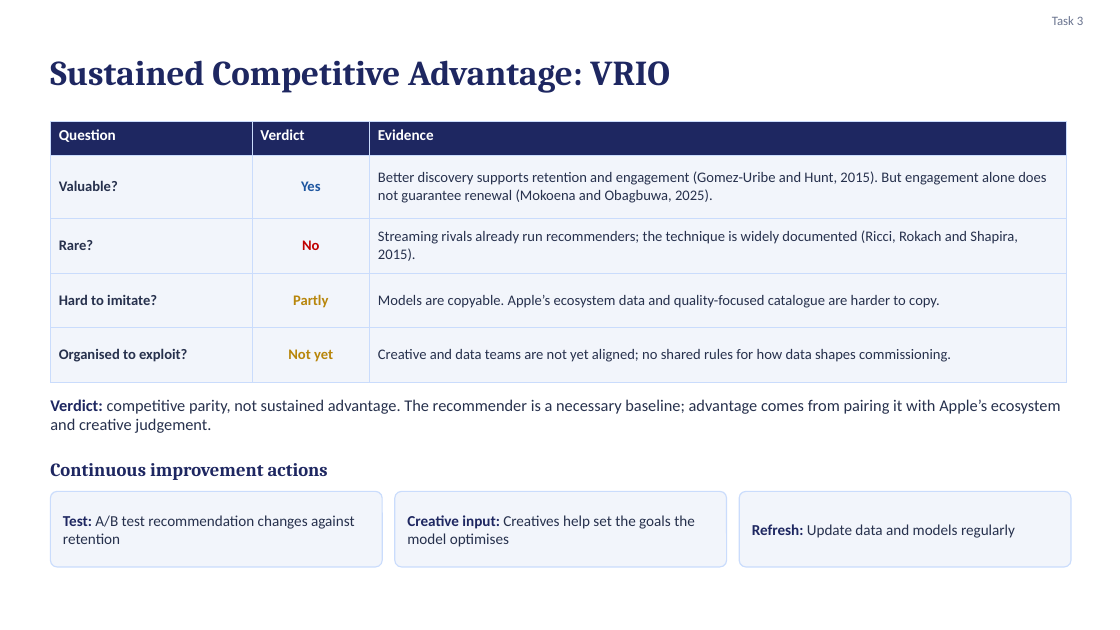
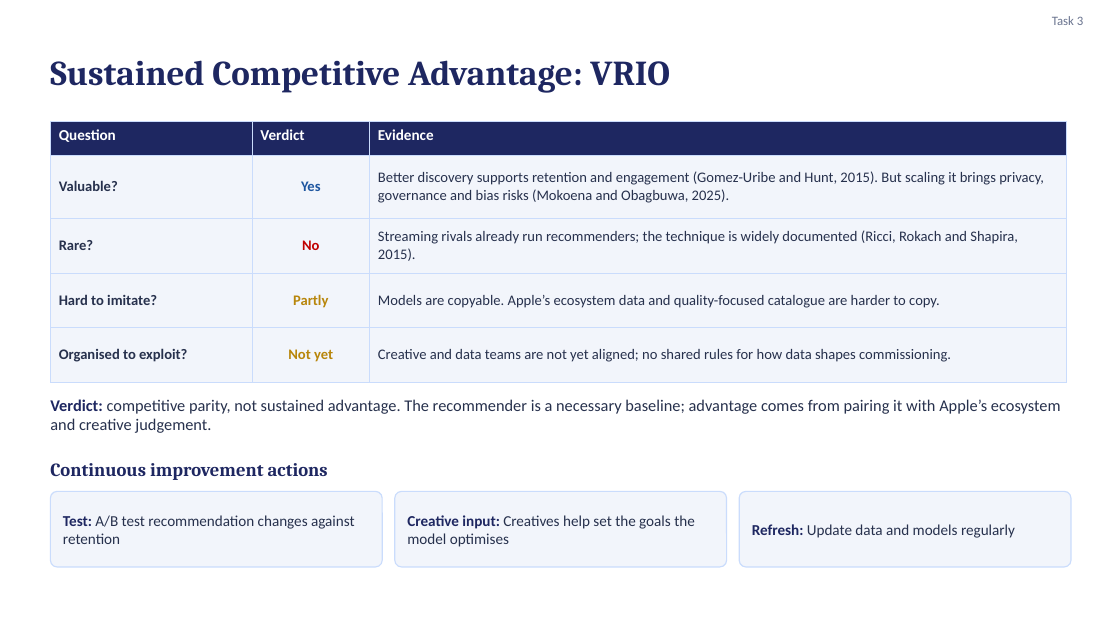
Before and after one commit to karanrg22-svg/skill, a slide deck: slide 8 of Earning-the-Signal_revised.pptx. Drawn at 1120x630 pixels with LibreOffice and Linux fonts; fonts in the diff are those of the drawing. Boxes give left, top, right and bottom in pixels: in the first picture for what was removed or moved away, otherwise in the second. Text is boxed around its words. In the diff, an @@ line names an element or a change of style, - is before the commit and + after.

```diff
--- a/Earning-the-Signal_revised.pptx
+++ b/Earning-the-Signal_revised.pptx
@@ table at (x1=50, y1=122, x2=1067, y2=366) @@
-row 2, column 3: Better discovery supports retention and engagement (Gomez-Uribe and Hunt, 2015). But engagement alone does not guarantee renewal (Mokoena and Obagbuwa, 2025).
+row 2, column 3: Better discovery supports retention and engagement (Gomez-Uribe and Hunt, 2015). But scaling it brings privacy, governance and bias risks (Mokoena and Obagbuwa, 2025).
```
Also in this commit, not shown: 3 other slides changed.
